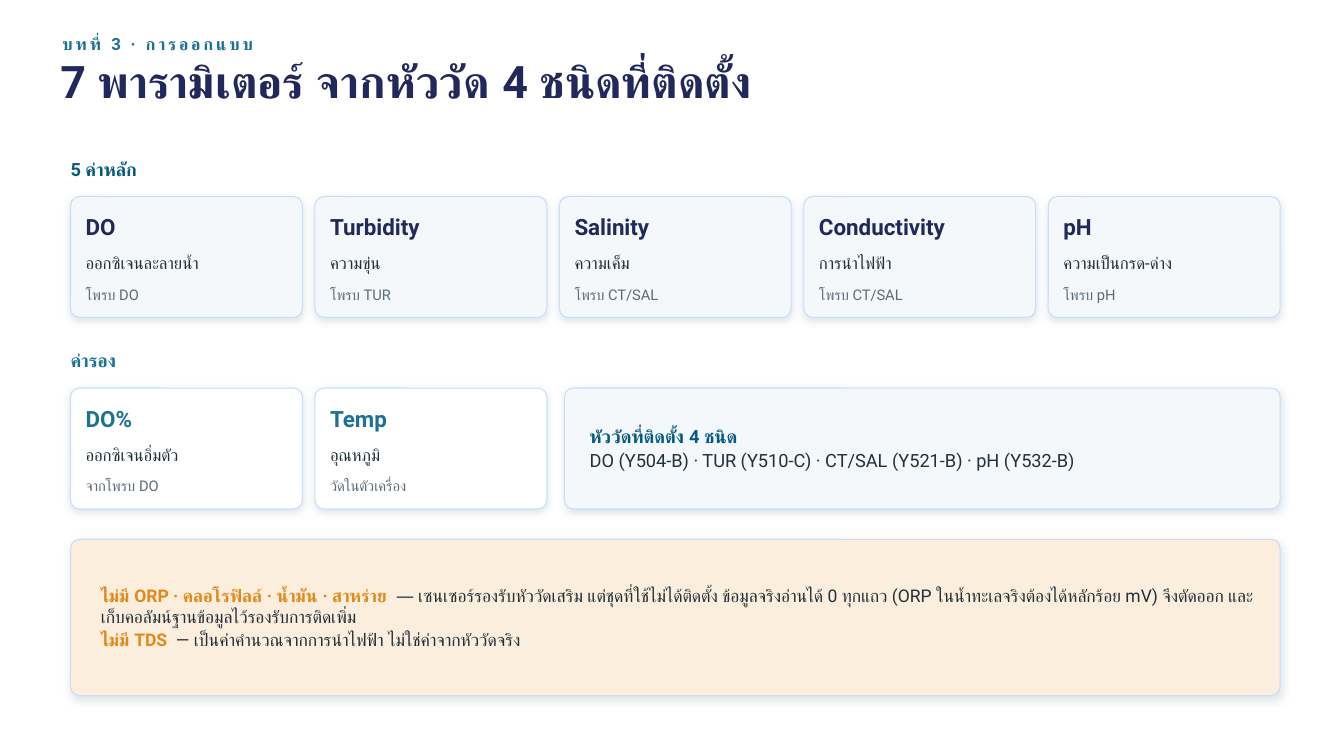
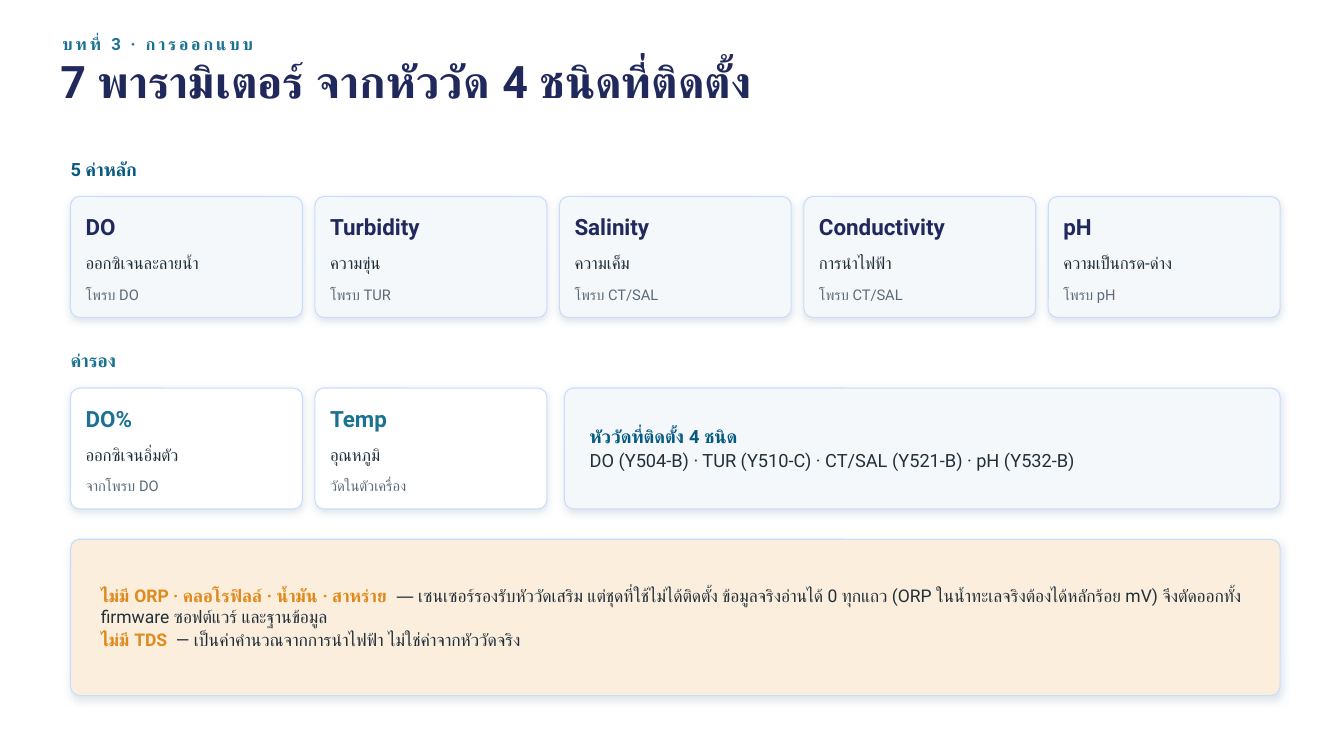
Before and after one commit to MERMAX04/Real-time-Marine-Water-Quality-Monitoring-Buoy-System, a slide deck: slide 6 of buoy-thesis-slides.pptx. Drawn at 1344x756 pixels with LibreOffice and Linux fonts; fonts in the diff are those of the drawing. Boxes give left, top, right and bottom in pixels: in the first picture for what was removed or moved away, otherwise in the second. Text is boxed around its words. In the diff, an @@ line names an element or a change of style, - is before the commit and + after.

```diff
--- a/buoy-thesis-slides.pptx
+++ b/buoy-thesis-slides.pptx
@@ text at box(101, 588, 1241, 647): text changed @@
-ไม่มี ORP · คลอโรฟิลล์ · น้ำมัน · สาหร่าย — เซนเซอร์รองรับหัววัดเสริม แต่ชุดที่ใช้ไม่ได้ติดตั้ง ข้อมูลจริงอ่านได้ 0 ทุกแถว (ORP ในน้ำทะเลจริงต้องได้หลักร้อย mV) จึงตัดออก และเก็บคอลัมน์ฐานข้อมูลไว้รองรับการติดเพิ่ม
-ไม่มี TDS — เป็นค่าคำนวณจากการนำไฟฟ้า ไม่ใช่ค่าจากหัววัดจริง
+ไม่มี ORP · คลอโรฟิลล์ · น้ำมัน · สาหร่าย — เซนเซอร์รองรับหัววัดเสริม แต่ชุดที่ใช้ไม่ได้ติดตั้ง ข้อมูลจริงอ่านได้ 0 ทุกแถว (ORP ในน้ำทะเลจริงต้องได้หลักร้อย mV) จึงตัดออกทั้ง firmware ซอฟต์แวร์ และฐานข้อมูล
+ไม่มี TDS — เป็นค่าคำนวณจากการนำไฟฟ้า ไม่ใช่ค่าจากหัววัดจริง
```
Also in this commit, not shown: 1 other slide changed, 8 other files.
